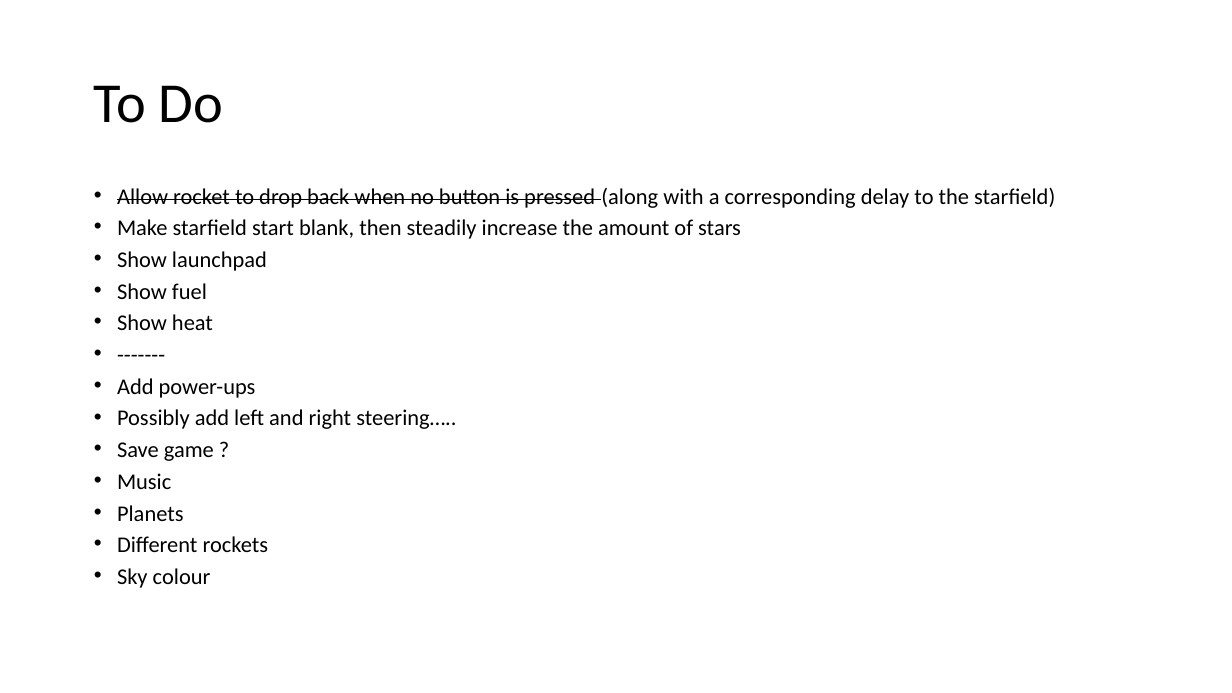
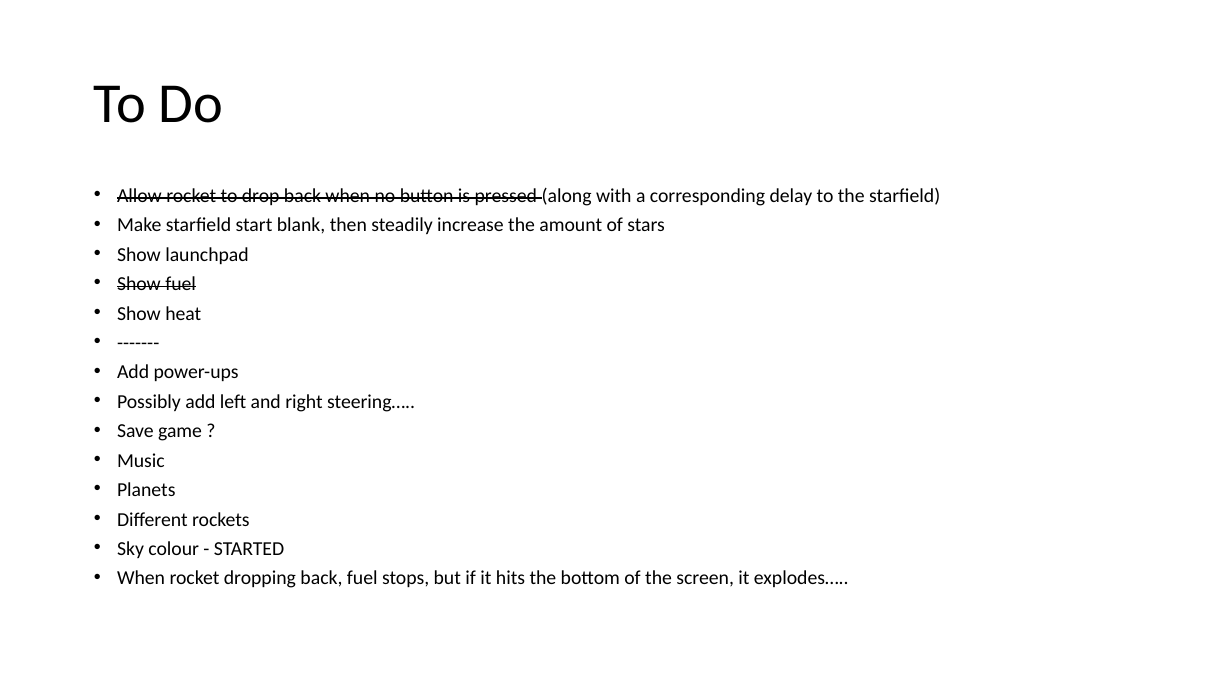
Before and after one commit to alshapton/Skyrokit, a slide deck: slide 2 of notes.pptx. Drawn at 1232x693 pixels with LibreOffice and Linux fonts; fonts in the diff are those of the drawing. Boxes give left, top, right and bottom in pixels: in the first picture for what was removed or moved away, otherwise in the second. Text is boxed around its words. In the diff, an @@ line names an element or a change of style, - is before the commit and + after.

Commit message:
Added fuel and heat gauge

```diff
--- a/notes.pptx
+++ b/notes.pptx
@@ text at <box>117,187,940,526</box>: size 17.5 to 15.4 pt in "Allow rocket to drop back when no ...", "Make starfield start blank, then steadily increase ...", "Show launchpad", "Show fuel" and 8 more places; strikethrough on in "Show fuel" @@
@@ text at <box>117,541,849,588</box>: text changed; size 17.5 to 15.4 pt @@
-• Sky colour
+• Sky colour - STARTED
+• When rocket dropping back, fuel stops, but if it hits the bottom of the screen, it explodes…..
```
Also in this commit, not shown: 2 other files.
